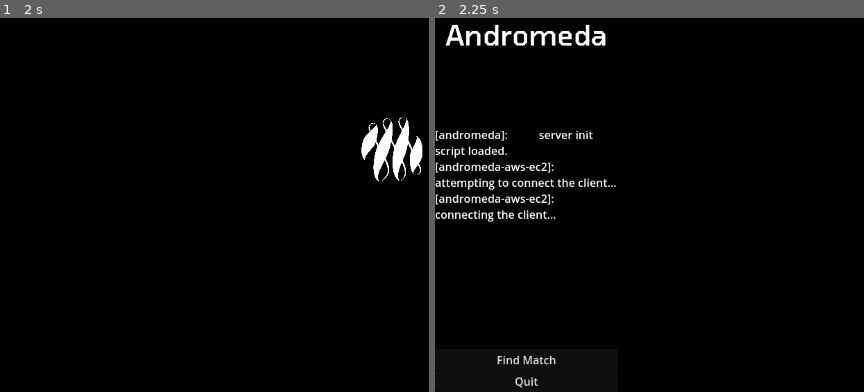
Above: before the commit, frames 1-2 (left to right).
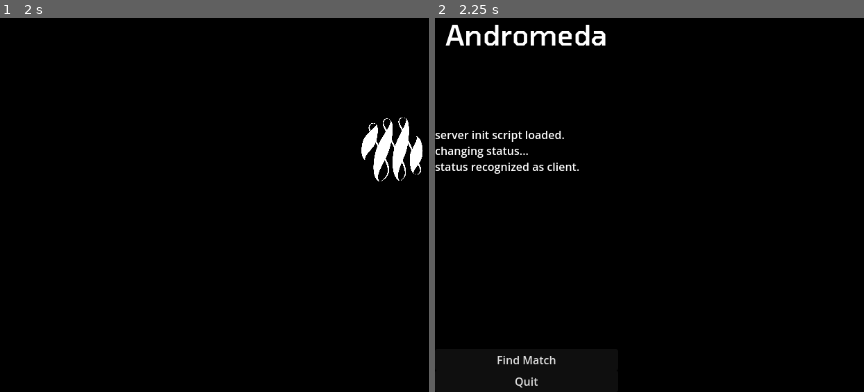
Above: after the commit, the same moments.

Repository: NtyamK/andromeda
Game: Godot game, scene res://scenes/default.tscn
The game is run twice, just before and just after one commit, with the same random seed, the same clock (stepped at 60 frames per second) and the same inputs.
Inputs:
- Up to frame 1 (2 s): tap Enter at 0.5 s; tap Space at 1.25 s
- Up to frame 2 (2.25 s): tap Enter at 2 s

Frame 1 is identical in both runs. In frame 2, 2.5% of the frame differs, in the area x 0-43%, y 29-55%.

Commit message:
Connexion au serveur réussie
Connexion avec l'API Amazon réussie, le changement de statut en client fonctionne et peut se connecter au serveur distant. Il attend d'autres joueurs pour commencer un match.

Diff:
--- a/scenes/multiplayer/lobby.tscn
+++ b/scenes/multiplayer/lobby.tscn
@@ -8,21 +8,13 @@
 anchors_preset = 15
 anchor_right = 1.0
 anchor_bottom = 1.0
+offset_right = -1104.0
+offset_bottom = -608.0
 grow_horizontal = 2
 grow_vertical = 2
+size_flags_horizontal = 0
+size_flags_vertical = 0
 script = ExtResource("1_lr7rw")
-
-[node name="RichTextLabel" type="RichTextLabel" parent="."]
-layout_mode = 1
-anchors_preset = -1
-anchor_left = 0.432292
-anchor_top = 0.421296
-anchor_right = 0.583333
-anchor_bottom = 0.523148
-grow_horizontal = 2
-grow_vertical = 2
-text = "Waiting for match...."
-metadata/_edit_use_anchors_ = true
 
 [node name="WebSocketClient" type="Node" parent="."]
 script = ExtResource("2_1sltm")
--- a/scenes/title.tscn
+++ b/scenes/title.tscn
@@ -1,9 +1,10 @@
-[gd_scene load_steps=6 format=3 uid="uid://dg5cnsu6sy7cs"]
+[gd_scene load_steps=7 format=3 uid="uid://dg5cnsu6sy7cs"]
 
 [ext_resource type="AudioStream" uid="uid://c0uema2gygpgh" path="res://assets/audio/songs/placeholder_title_theme.mp3" id="1_52ufm"]
 [ext_resource type="Script" path="res://scripts/debug/title.gd" id="1_xsquq"]
 [ext_resource type="Shader" path="res://assets/shaders/animated_gradient.gdshader" id="2_1eh5w"]
 [ext_resource type="FontFile" uid="uid://df0gggbkuqljc" path="res://assets/fonts/tomorrow/Tomorrow-Medium.ttf" id="2_fw2pp"]
+[ext_resource type="Script" path="res://scripts/multiplayer/web_socket_client.gd" id="5_2n4po"]
 
 [sub_resource type="ShaderMaterial" id="ShaderMaterial_3iv75"]
 shader = ExtResource("2_1eh5w")
@@ -21,6 +22,7 @@
 stream = ExtResource("1_52ufm")
 autoplay = true
 bus = &"Music"
+parameters/looping = true
 
 [node name="HBoxContainer" type="HBoxContainer" parent="."]
 layout_mode = 1
@@ -71,5 +73,11 @@
 layout_mode = 2
 size_flags_horizontal = 3
 
+[node name="WebSocketClient" type="Node" parent="."]
+script = ExtResource("5_2n4po")
+
 [connection signal="pressed" from="HBoxContainer/UI/FindMatch" to="." method="_on_find_match_pressed"]
 [connection signal="pressed" from="HBoxContainer/UI/Quit" to="." method="_on_quit_pressed"]
+[connection signal="connected_to_server" from="WebSocketClient" to="." method="_on_websocket_client_connected_to_server"]
+[connection signal="connection_closed" from="WebSocketClient" to="." method="_on_websocket_client_connection_close"]
+[connection signal="message_received" from="WebSocketClient" to="." method="_on_websocket_message_received"]
--- a/scripts/debug/title.gd
+++ b/scripts/debug/title.gd
@@ -3,6 +3,27 @@
 @onready var ui: VBoxContainer = %UI
 @onready var logs: RichTextLabel = %Logs
 @onready var find_match: Button = %FindMatch
+
+var websocket_url = "wss://xguk2olqt9.execute-api.eu-north-1.amazonaws.com/production/"
+var messageToSend = ""
+
+@onready var web_socket_client: WebSocketClient = $WebSocketClient
+
+func _connect_to_matchmaking_server():
+	var error = web_socket_client.connect_to_url(websocket_url)
+	if error != OK:
+		%Logs.add_text("error connecting to websocket: %s" % [websocket_url])
+
+func _on_websocket_message_received(message):
+	%Logs.add_text("message received: %s" % message)
+
+func _on_websocket_client_connection_close():
+	var ws = web_socket_client.get_socket()
+	%Logs.add_text("client disconnected with code: %s, reason: %s" % [ws.get_close_code(), ws.get_close_reason()])
+
+func _on_websocket_client_connected_to_server():
+	%Logs.add_text("client connected to server.\n")
+	%Logs.add_text("waiting for match...\n")
 
 # Called when the node enters the scene tree for the first time.
 func _ready() -> void:
@@ -15,13 +36,21 @@
 	%Logs.add_text(data + "\n")
 
 # Called every frame. 'delta' is the elapsed time since the previous frame.
-func _process(delta: float) -> void:
+func _process(_delta: float) -> void:
 	pass
-
 
 func _on_quit_pressed() -> void:
 	get_tree().quit()
 
 func _on_find_match_pressed() -> void:
-	%Logs.add_text("[andromeda]: Finding Match..." + "\n")
+	var mock_id = str(randi() % 1000)
+	var mock_user = {
+		"playerId": mock_id,
+		"username": "Player" + mock_id,
+		"rank" : "311"
+	}
+	%Logs.add_text("measeret login not available.\n you are %s." % mock_user["username"] + "\n")
+	%Logs.add_text("waiting for client to connect..." + "\n")
 	%FindMatch.hide()
+
+	_connect_to_matchmaking_server()
--- a/scripts/multiplayer/server/server_init.gd
+++ b/scripts/multiplayer/server/server_init.gd
@@ -7,22 +7,18 @@
 signal client_disconnected()
 signal on_status_updated(status: String)
 
-var status = "[andromeda]: Not ready."
-
 # Called when the node enters the scene tree for the first time.
 
 func init() -> void:
-	on_status_updated.emit("[andromeda]: 			server init script loaded.")
+	on_status_updated.emit("server init script loaded.")
+	on_status_updated.emit("changing status...")
 	if OS.has_feature("dedicated_server"):
-		on_status_updated.emit("[andromeda-aws-ec2]: 	starting dedicated server...")
+		on_status_updated.emit("status recognized as host.")
 		host()
 	else:
-		on_status_updated.emit("[andromeda-aws-ec2]: 	attempting to connect the client...")
-		connect_as_client()
+		on_status_updated.emit("status recognized as client.")
 
 func host():
-	on_status_updated.emit("[andromeda-aws-ec2]: 	starting host.")
-
 	var server_peer = ENetMultiplayerPeer.new()
 	server_peer.create_server(SERVER_PORT)
 
@@ -31,18 +27,21 @@
 	multiplayer.peer_connected.connect(on_client_connected)
 	multiplayer.peer_disconnected.connect(on_client_disconnected)
 
-func connect_as_client():
-	on_status_updated.emit("[andromeda-aws-ec2]: 	connecting the client...")
-
+func connect_as_client(ip, port):
+	on_status_updated.emit("connect as client.")
 	var client_peer = ENetMultiplayerPeer.new()
-	client_peer.create_client(SERVER_IP, SERVER_PORT)
+	client_peer.create_client(ip, port)
 
 	multiplayer.multiplayer_peer = client_peer
 
+func start_client(ip, port):
+	on_status_updated.emit("status recognized as client.")
+	connect_as_client(ip, port)
+
 func on_client_connected():
 	emit_signal("client_connected")
-	on_status_updated.emit("[andromeda-aws-ec2]: 	client connected.")
+	on_status_updated.emit("client connected.")
 
 func on_client_disconnected():
 	emit_signal("client_disconnected")
-	on_status_updated.emit("[andromeda-aws-ec2]: 	client disconnected.")
+	on_status_updated.emit("client disconnected.")
--- a/scripts/multiplayer/web_socket_client.gd
+++ b/scripts/multiplayer/web_socket_client.gd
@@ -59,5 +59,5 @@
 func get_socket() -> WebSocketPeer:
 	return socket
 # Called every frame. 'delta' is the elapsed time since the previous frame.
-func _process(delta: float) -> void:
+func _process(_delta: float) -> void:
 	poll()
